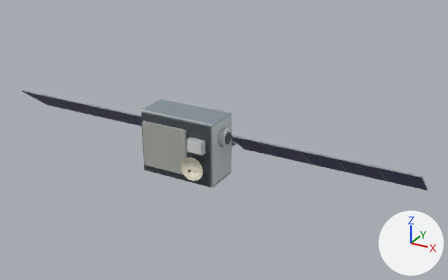
Two versions of the glTF model obj/leo/ref-kuiper-58013.glb, one commit apart.
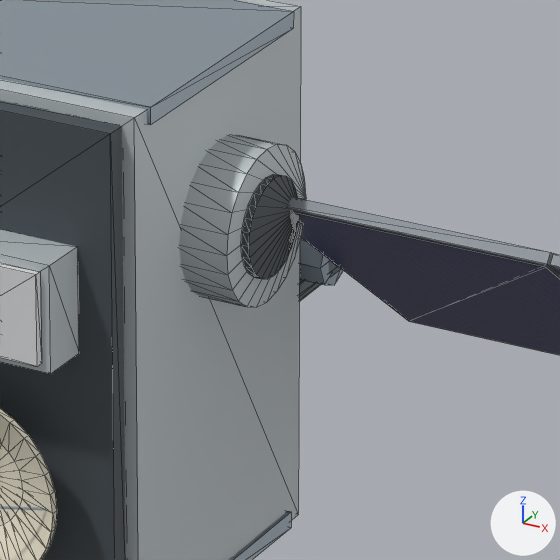
The first picture shows the older version from a 50 mm camera at (6.71, -10.52, 5.5) aimed at (0.66, 0.48, 0.0). The close-ups show the older and then the newer version on the part from 44% to 59% of the width and 40% to 63% of the height of that picture. Only the edits that show in the close-ups are written down. Arrows for +X, +Y and +Z are at lower right; the lights stay in place. The close-ups show mesh edges as thin lines. Where no turn or scale is listed for an object, it has been applied to the vertices.

The older version as bpy lines, for what is in view:
```python
me_gateway_antenna = bpy.data.meshes.new('Gateway antenna')
me_gateway_antenna.from_pydata(...)  # 98 vertices, 192 faces; spans x -0.264..0.264, y -0.106..0.032, z -0.264..0.264
me_gateway_antenna.materials.append(mat_ivory_radome)  # pale yellow #ebe5d0
me_optical_aperture = bpy.data.meshes.new('Optical aperture')
me_optical_aperture.from_pydata(...)  # a 24-sided cylinder along y spanning x -0.5..0.5, y -0.5..0.5, z -0.5..0.5
me_optical_aperture.materials.append(mat_graphite)  # dark grey #4b5359
me_optical_terminal = bpy.data.meshes.new('Optical terminal')
me_optical_terminal.from_pydata(...)  # a 24-sided cylinder along y spanning x -0.5..0.5, y -0.5..0.5, z -0.5..0.5
me_optical_terminal.materials.append(mat_equipment_panels)  # light grey #c2cacd
ob_gateway_antenna = bpy.data.objects.new('Gateway antenna', me_gateway_antenna)
ob_gateway_antenna.location = (0.475, -0.487, -0.299)
ob_optical_aperture_001 = bpy.data.objects.new('Optical aperture.001', me_optical_aperture)
ob_optical_aperture_001.location = (1.021, 0.0, 0.299)
ob_optical_aperture_001.rotation_euler = (0.0, 0.0, 1.571)  # degrees (0, 0, 90)
ob_optical_aperture_001.scale = (0.26, 0.0211, 0.26)
ob_optical_terminal_001 = bpy.data.objects.new('Optical terminal.001', me_optical_terminal)
ob_optical_terminal_001.location = (0.933, 0.0, 0.299)
ob_optical_terminal_001.rotation_euler = (0.0, 0.0, 1.571)  # degrees (0, 0, 90)
ob_optical_terminal_001.scale = (0.412, 0.158, 0.412)
# also in view: 'Payload electronics enclosure' at (0.56, -0.54, 0.23); 'Solar panel frame.005' at (1.34, 0.51, 0.0); 'Solar cell panel.005' at (1.34, 0.5, -0.01); 'Nadir payload deck' at (0.0, -0.45, 0.0); 'Equipment chassis' at (0.0, 0.0, 0.0)
```
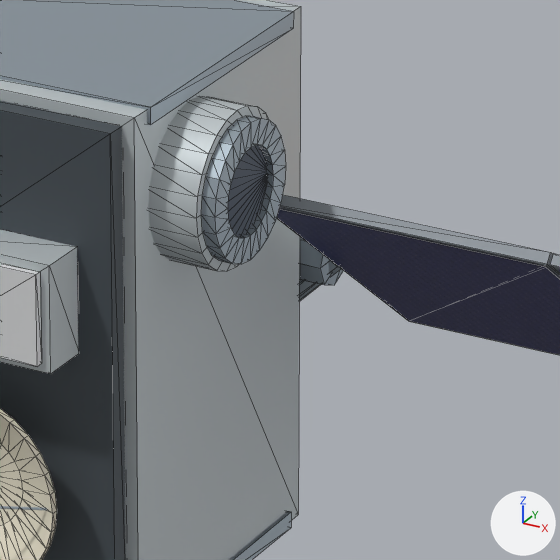
The edits, one by one:
Mesh me_terminal_baffle_rim is new.
It has 96 vertices, 192 faces and spans x -0.5..0.5, y -0.5..0.5, z -0.5..0.5.
It uses material mat_structural_alloy (grey #9ba8b1).
Object 'Optical terminal.001' (ob_optical_terminal_001) moves from (0.933, 0.0, 0.299) to (0.933, -0.151, 0.456).
Object 'Optical aperture.001' (ob_optical_aperture_001) moves from (1.021, 0.0, 0.299) to (1.021, -0.151, 0.456).
Object 'Terminal baffle rim.001' (ob_terminal_baffle_rim_001) is new; it shows me_terminal_baffle_rim.
Its location is (1.03, -0.151, 0.456).
Its rotation in degrees is (0, 0, 90).
Its scale is (0.361, 0.0387, 0.361).

Where the change shows, as pixel boxes [x1, y1, x2, y2] in the close-ups (560 x 560 px):
'Optical terminal.001', moved: before [179, 135, 306, 307]; after [148, 96, 269, 271]
'Terminal baffle rim.001', added: after [201, 116, 286, 264]
'Optical aperture.001', moved: before [241, 174, 298, 279]; after [228, 145, 267, 237]
